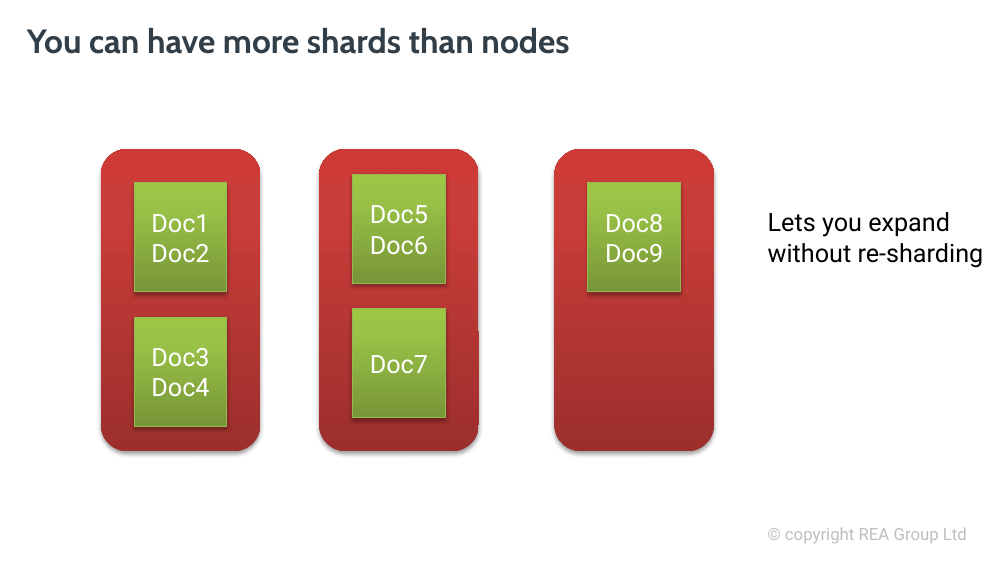
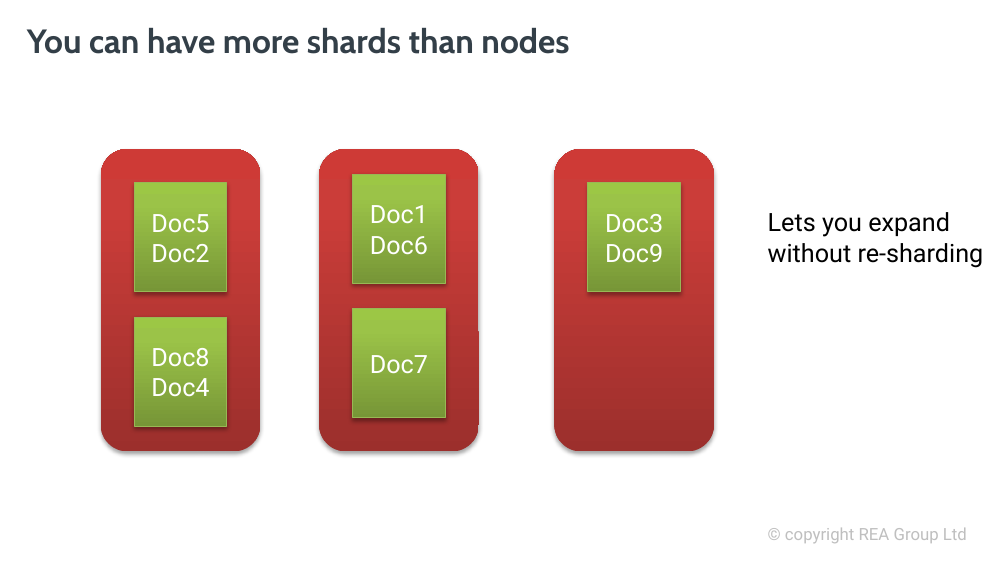
Before and after one commit to davidbkemp/advanced-elasticsearch-training, a slide deck: slide 5 of ElasticsearchOps.pptx. Drawn at 1008x567 pixels with LibreOffice and Linux fonts; fonts in the diff are those of the drawing; background and template pictures are left out. Boxes give left, top, right and bottom in pixels: in the first picture for what was removed or moved away, otherwise in the second. Text is boxed around its words. In the diff, an @@ line names an element or a change of style, - is before the commit and + after.

```diff
--- a/ElasticsearchOps.pptx
+++ b/ElasticsearchOps.pptx
@@ text in rectangle at (370,205,428,223): text changed @@
-Doc5
+Doc1
@@ text in rectangle at (151,214,209,232): text changed @@
-Doc1
+Doc5
@@ text in rectangle at (605,214,663,232): text changed @@
-Doc8
+Doc3
@@ text in rectangle at (151,348,209,366): text changed @@
-Doc3
+Doc8
```
Also in this commit, not shown: 7 other slides changed, 2 slides removed.
